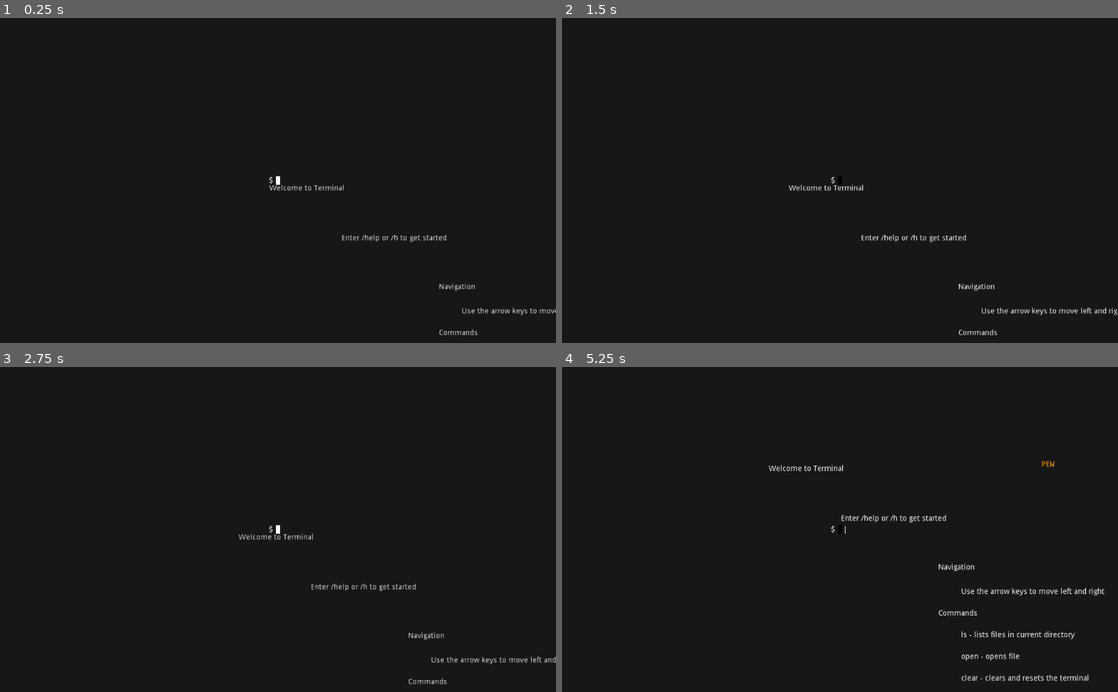
Above: before the commit, frames 1-4 (two rows, left to right).
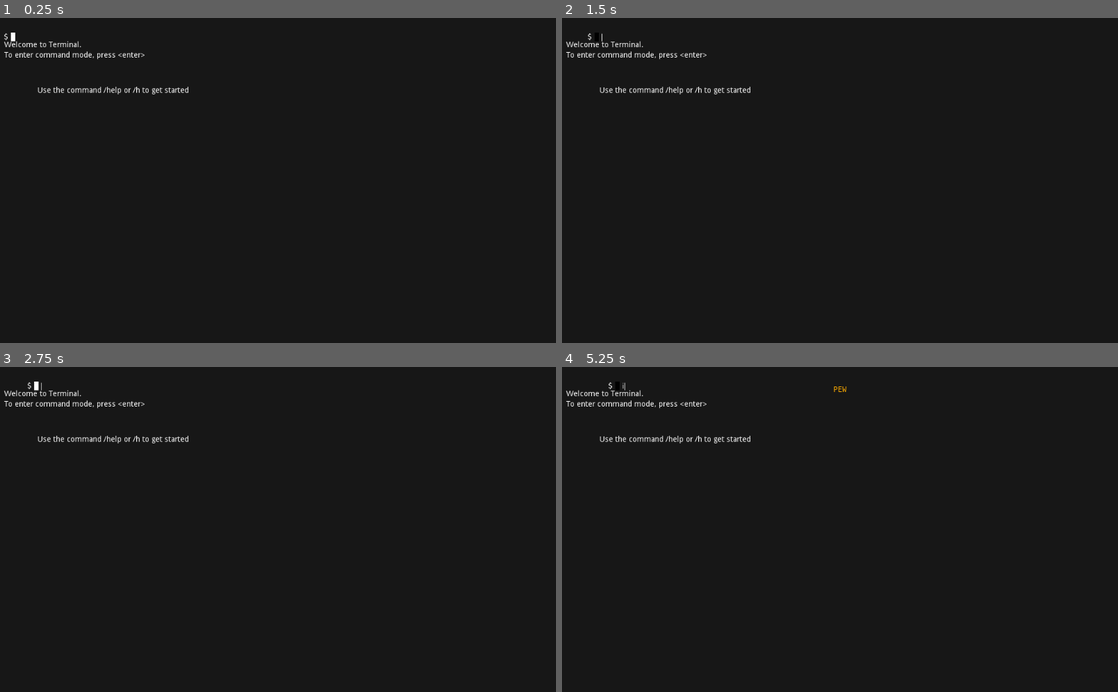
Above: after the commit, the same moments.

Repository: jaydubbyasee/ld45terminal
Game: Godot game, scene res://scenes/levels/level01/Level_01_Tutorial.tscn
Two runs of this game, one before a commit and one after it. Both use one fixed random seed, a clock stepped at 60 frames per second and the inputs below. Before the commit the project starts from res://scenes/levels/Level_01_Tutorial.tscn.
Inputs:
- Up to frame 1 (0.25 s): no input
- Up to frame 2 (1.5 s): tap Enter (ui_accept) at 0.5, 0.77, 0.8, 1.07, 1.25, 1.35 s; hold Right (ui_right) from 0.53 s (still down); tap I (insert_mode) at 0.6 s
- Up to frame 3 (2.75 s): tap Enter (ui_accept) at 1.52, 1.82, 2, 2.3 s; tap I (insert_mode) at 1.55, 2.1 s; release Right (ui_right) at 2.03 s; hold Left (ui_left) from 2.03 s (still down)
- Up to frame 4 (5.25 s): tap Enter (ui_accept) at 2.75, 3.02, 3.32, 3.5, 3.77, 3.8, 4.07, 4.25, 4.35, 4.52, 4.82 s; release Left (ui_left) at 2.78 s; hold Right (ui_right) 2.78-4.28 s; tap D (shoot) at 2.85 s; tap I (insert_mode) at 3.05, 3.6, 4.55, 5.1 s; hold Left (ui_left) 4.28-5.03 s; hold Right (ui_right) from 5.03 s (still down)

The runs differ from the first frame. In frame 1, 1.2% of the frame differs, in the area x 0-100%, y 4-98%; in frame 2, 1.2%; in frame 3, 1.2%; in frame 4, 1.8%, in the area x 0-98%, y 4-97%.

Commit message:
Additional tweaks to level01

Diff:
--- a/CursorBoy.gd
+++ b/CursorBoy.gd
@@ -1,6 +1,8 @@
 extends KinematicBody2D
 
 onready var projectile_scene = preload("res://Projectile.tscn")
+
+signal player_submitted_text(text)
 
 const GRAVITY = 9.8
 const MOVEMENT_SPEED = 100
@@ -21,15 +23,6 @@
 func _ready():
 	$AnimatedSprite.play("default")
 
-func _process(delta):
-	if Input.is_action_just_pressed("insert_mode") && _mode != CURSOR_MODE.insert:
-		print("entering insert mode")
-		_mode = CURSOR_MODE.insert
-		# Make textbox visibile
-		$LineEdit.visible = true
-		$LineEdit.grab_focus()
-	pass
-
 func _physics_process(delta):
 
 	if _mode != CURSOR_MODE.insert:
@@ -38,11 +31,6 @@
 			_velocity.y += GRAVITY * FALL_MULTIPLIER
 		else:
 			_velocity.y += GRAVITY
-
-		# Requirements:
-		# If left is pressed, move left
-		# If right is pressed, move right
-		# If both are pressed, move the most recent pressed
 #
 		if Input.is_action_pressed("ui_left") && ! Input.is_action_pressed("ui_right"):
 			_velocity.x = -MOVEMENT_SPEED
@@ -70,19 +58,24 @@
 			projectile.position = get_global_position()
 			get_parent().add_child(projectile)
 
+		if Input.is_action_just_pressed("ui_accept"):
+			print("entering insert mode")
+			_mode = CURSOR_MODE.insert
+			# Make textbox visibile
+			$LineEdit.visible = true
+			$LineEdit.grab_focus()
+
 		# Clamp max fall velocity
 		_velocity.y = min(_velocity.y, MAX_FALL_VELOCITY)
 
 		move_and_slide(_velocity, Vector2(0, -1))
 	else:
 		if Input.is_action_just_pressed("ui_accept"):
-			print("exiting insert mode")
-			_mode = CURSOR_MODE.normal
-			# TODO: FLUSH buffer and hide text edit
+			# Notify listeners and flush buffer
+			emit_signal("player_submitted_text", $LineEdit.text)
 			$LineEdit.visible = false
 			$LineEdit.text = ""
-		else:
-			print ("insert mode")
+			_mode = CURSOR_MODE.normal
 
 	if is_on_floor():
 		_is_jumping = false
--- a/CursorBoy.tscn
+++ b/CursorBoy.tscn
@@ -37,9 +37,6 @@
 [node name="CollisionBox" type="CollisionShape2D" parent="."]
 shape = SubResource( 3 )
 
-[node name="Camera2D" type="Camera2D" parent="."]
-current = true
-
 [node name="AnimatedSprite" type="AnimatedSprite" parent="."]
 frames = SubResource( 4 )
 
--- a/project.godot
+++ b/project.godot
@@ -21,7 +21,7 @@
 [application]
 
 config/name="Terminal"
-run/main_scene="res://scenes/levels/Level_01_Tutorial.tscn"
+run/main_scene="res://scenes/levels/level01/Level_01_Tutorial.tscn"
 config/icon="res://icon.png"
 
 [input]
--- a/scenes/levels/Level_01_Tutorial.gd
+++ /dev/null
@@ -1,18 +0,0 @@
-extends Node2D
-
-# Called when the node enters the scene tree for the first time.
-func _ready():
-	pass # Replace with function body.
-
-# Called every frame. 'delta' is the elapsed time since the previous frame.
-#func _process(delta):
-#	pass
-
-func _on_player_enters_help_trigger(body_id, body, body_shape, area_shape):
-
-	var cursor_boy = get_node("CursorBoy")
-
-	if cursor_boy == body:
-		print("player entered")
-
-	pass # Replace with function body.
--- a/scenes/levels/Level_01_Tutorial.tscn
+++ /dev/null
@@ -1,132 +0,0 @@
-[gd_scene load_steps=8 format=2]
-
-[ext_resource path="res://scenes/levels/Level_01_Tutorial.gd" type="Script" id=1]
-[ext_resource path="res://CursorBoy.tscn" type="PackedScene" id=2]
-[ext_resource path="res://scripts/collidable_label.gd" type="Script" id=3]
-[ext_resource path="res://scenes/levels/HelpTrigger.gd" type="Script" id=4]
-
-[sub_resource type="RectangleShape2D" id=1]
-extents = Vector2( 3.99892, 7.56165 )
-
-[sub_resource type="RectangleShape2D" id=2]
-extents = Vector2( 175.014, 88.6747 )
-
-[sub_resource type="RectangleShape2D" id=3]
-extents = Vector2( 50, 34 )
-
-[node name="Level01_Tutorial" type="Node2D"]
-script = ExtResource( 1 )
-
-[node name="CursorBoy" parent="." instance=ExtResource( 2 )]
-editor/display_folded = true
-position = Vector2( 21.7078, 29.8747 )
-
-[node name="CollisionBox" parent="CursorBoy" index="1"]
-shape = SubResource( 1 )
-
-[node name="Platform1" type="Label" parent="."]
-margin_left = 6.0
-margin_top = 43.0
-margin_right = 145.0
-margin_bottom = 57.0
-text = "Welcome to Terminal"
-script = ExtResource( 3 )
-
-[node name="Platform2" type="Label" parent="."]
-margin_left = 139.362
-margin_top = 134.604
-margin_right = 333.362
-margin_bottom = 148.604
-text = "Enter /help or /h to get started"
-script = ExtResource( 3 )
-
-[node name="HelpTrigger" type="Area2D" parent="."]
-position = Vector2( 96.1257, 75.8678 )
-script = ExtResource( 4 )
-
-[node name="CollisionShape2D" type="CollisionShape2D" parent="HelpTrigger"]
-position = Vector2( 76.4565, 20.0119 )
-shape = SubResource( 2 )
-
-[node name="CollidableLabel2" type="Label" parent="."]
-margin_left = 360.0
-margin_top = 350.0
-margin_right = 569.0
-margin_bottom = 364.0
-text = "ls - lists files in current directory"
-script = ExtResource( 3 )
-
-[node name="CollidableLabel" type="Label" parent="."]
-margin_left = 320.0
-margin_top = 510.0
-margin_right = 402.0
-margin_bottom = 524.0
-text = "absi29alff.txt"
-script = ExtResource( 3 )
-
-[node name="CollidableLabel3" type="Label" parent="."]
-margin_left = 320.0
-margin_top = 560.0
-margin_right = 369.0
-margin_bottom = 574.0
-text = "file2.txt"
-script = ExtResource( 3 )
-
-[node name="CollidableLabel4" type="Label" parent="."]
-margin_left = 320.0
-margin_top = 610.0
-margin_right = 388.0
-margin_bottom = 624.0
-text = "level02.txt"
-script = ExtResource( 3 )
-
-[node name="CollidableLabel5" type="Label" parent="."]
-margin_left = 318.36
-margin_top = 310.0
-margin_right = 390.36
-margin_bottom = 324.0
-text = "Commands"
-script = ExtResource( 3 )
-
-[node name="CollidableLabel6" type="Label" parent="."]
-margin_left = 318.36
-margin_top = 224.526
-margin_right = 385.36
-margin_bottom = 238.526
-text = "Navigation"
-script = ExtResource( 3 )
-
-[node name="CollidableLabel7" type="Label" parent="."]
-margin_left = 360.0
-margin_top = 270.0
-margin_right = 624.0
-margin_bottom = 284.0
-text = "Use the arrow keys to move left and right"
-script = ExtResource( 3 )
-
-[node name="CollidableLabel8" type="Label" parent="."]
-margin_left = 360.0
-margin_top = 390.0
-margin_right = 468.0
-margin_bottom = 404.0
-rect_pivot_offset = Vector2( 64.2882, 26.8959 )
-text = "open - opens file"
-script = ExtResource( 3 )
-
-[node name="Level2Trigger" type="Area2D" parent="."]
-position = Vector2( 320, 610 )
-
-[node name="CollisionShape2D" type="CollisionShape2D" parent="Level2Trigger"]
-position = Vector2( 40, 10 )
-shape = SubResource( 3 )
-
-[node name="CollidableLabel9" type="Label" parent="."]
-margin_left = 360.0
-margin_top = 430.0
-margin_right = 400.0
-margin_bottom = 444.0
-text = "clear - clears and resets the terminal"
-script = ExtResource( 3 )
-[connection signal="body_shape_entered" from="HelpTrigger" to="." method="_on_player_enters_help_trigger"]
-
-[editable path="CursorBoy"]
--- /dev/null
+++ b/scenes/levels/level01/FileGroup.gd
@@ -0,0 +1,14 @@
+extends Node
+
+# Called when the node enters the scene tree for the first time.
+func _ready():
+	disable()
+	pass # Replace with function body.
+
+func enable():
+	for child in get_children():
+		child.enable()
+
+func disable():
+	for child in get_children():
+		child.disable()
--- /dev/null
+++ b/scenes/levels/level01/Level_01_Tutorial.gd
@@ -0,0 +1,53 @@
+extends Node2D
+
+var help_entered = false
+func _on_player_enters_help_trigger(body_id, body, body_shape, area_shape):
+	if $CursorBoy == body:
+		print_debug("player entered")
+		help_entered = true
+	pass
+
+func _on_help_trigger_exited(body_id, body, body_shape, area_shape):
+	if $CursorBoy == body:
+		$Tween.interpolate_property($Camera2D, "position", $Camera2D.position, $CameraHint01.position, 0.5, Tween.TRANS_CUBIC, Tween.EASE_IN_OUT)
+		$Tween.start()
+		print_debug("player exited")
+		help_entered = false
+	pass
+
+var command_trigger_entered = false
+func _on_CommandsTrigger_body_shape_entered(body_id, body, body_shape, area_shape):
+	if $CursorBoy == body:
+		command_trigger_entered = true
+	pass
+
+func _on_CommandsTrigger_body_shape_exited(body_id, body, body_shape, area_shape):
+	if $CursorBoy == body:
+		command_trigger_entered = false
+	pass
+
+func _on_CursorBoy_player_submitted_text(text):
+	if help_entered:
+		match text:
+			"/h", "/help":
+				$HelpGroup.enable()
+	if command_trigger_entered:
+		match text:
+			"ls":
+				$FileGroup.enable()
+	if level_trigger_entered:
+		match text:
+			"open":
+				get_tree().change_scene("res://scenes/levels/level02/Level_02.tscn")
+
+var level_trigger_entered = false
+func _on_Level2Trigger_body_shape_entered(body_id, body, body_shape, area_shape):
+	if $CursorBoy == body:
+		level_trigger_entered = true
+	pass
+
+
+func _on_Level2Trigger_body_shape_exited(body_id, body, body_shape, area_shape):
+	if $CursorBoy == body:
+		level_trigger_entered = false
+	pass
--- /dev/null
+++ b/scenes/levels/level01/Level_01_Tutorial.tscn
@@ -0,0 +1,193 @@
+[gd_scene load_steps=12 format=2]
+
+[ext_resource path="res://scenes/levels/level01/Level_01_Tutorial.gd" type="Script" id=1]
+[ext_resource path="res://CursorBoy.tscn" type="PackedScene" id=2]
+[ext_resource path="res://scripts/collidable_label.gd" type="Script" id=3]
+[ext_resource path="res://scenes/levels/level01/HelpTrigger.gd" type="Script" id=4]
+[ext_resource path="res://scenes/levels/level01/Node.gd" type="Script" id=5]
+[ext_resource path="res://scenes/levels/level01/FileGroup.gd" type="Script" id=6]
+
+[sub_resource type="RectangleShape2D" id=1]
+extents = Vector2( 3.99892, 7.56165 )
+
+[sub_resource type="RectangleShape2D" id=2]
+extents = Vector2( 175.014, 88.6747 )
+
+[sub_resource type="GDScript" id=3]
+script/source = "extends Camera2D
+
+# Declare member variables here. Examples:
+# var a = 2
+# var b = \"text\"
+
+# Called when the node enters the scene tree for the first time.
+func _ready():
+	pass # Replace with function body.
+
+# Called every frame. 'delta' is the elapsed time since the previous frame.
+#func _process(delta):
+#	pass
+"
+
+[sub_resource type="RectangleShape2D" id=4]
+extents = Vector2( 270, 250 )
+
+[sub_resource type="RectangleShape2D" id=5]
+extents = Vector2( 50, 40 )
+
+[node name="Level01_Tutorial" type="Node2D"]
+script = ExtResource( 1 )
+
+[node name="CursorBoy" parent="." instance=ExtResource( 2 )]
+editor/display_folded = true
+position = Vector2( 21.7078, 29.8747 )
+
+[node name="CollisionBox" parent="CursorBoy" index="1"]
+shape = SubResource( 1 )
+
+[node name="Platform1" type="Label" parent="."]
+margin_left = 6.0
+margin_top = 43.0
+margin_right = 148.0
+margin_bottom = 57.0
+text = "Welcome to Terminal."
+script = ExtResource( 3 )
+
+[node name="Platform2" type="Label" parent="."]
+margin_left = 66.6263
+margin_top = 126.866
+margin_right = 343.626
+margin_bottom = 140.866
+text = "Use the command /help or /h to get started"
+script = ExtResource( 3 )
+
+[node name="HelpTrigger" type="Area2D" parent="."]
+position = Vector2( 96.1257, 75.8678 )
+script = ExtResource( 4 )
+
+[node name="CollisionShape2D" type="CollisionShape2D" parent="HelpTrigger"]
+position = Vector2( 76.4565, 14.1322 )
+shape = SubResource( 2 )
+
+[node name="HelpGroup" type="Node" parent="."]
+script = ExtResource( 5 )
+
+[node name="CollidableLabel2" type="Label" parent="HelpGroup"]
+margin_left = 360.0
+margin_top = 350.0
+margin_right = 569.0
+margin_bottom = 364.0
+text = "ls - lists files in current directory"
+script = ExtResource( 3 )
+
+[node name="CollidableLabel5" type="Label" parent="HelpGroup"]
+margin_left = 318.36
+margin_top = 310.0
+margin_right = 390.36
+margin_bottom = 324.0
+text = "Commands"
+script = ExtResource( 3 )
+
+[node name="CollidableLabel6" type="Label" parent="HelpGroup"]
+margin_left = 318.36
+margin_top = 224.526
+margin_right = 385.36
+margin_bottom = 238.526
+text = "Navigation"
+script = ExtResource( 3 )
+
+[node name="CollidableLabel7" type="Label" parent="HelpGroup"]
+margin_left = 360.0
+margin_top = 263.0
+margin_right = 624.0
+margin_bottom = 294.0
+text = "Use <h> to move left, <l>  to move right
+<j> to jump"
+script = ExtResource( 3 )
+
+[node name="CollidableLabel8" type="Label" parent="HelpGroup"]
+margin_left = 360.0
+margin_top = 390.0
+margin_right = 468.0
+margin_bottom = 404.0
+rect_pivot_offset = Vector2( 64.2882, 26.8959 )
+text = "open - opens file"
+script = ExtResource( 3 )
+
+[node name="CollidableLabel9" type="Label" parent="HelpGroup"]
+margin_left = 360.0
+margin_top = 430.0
+margin_right = 596.0
+margin_bottom = 444.0
+text = "clear - clears and resets the terminal"
+script = ExtResource( 3 )
+
+[node name="Camera2D" type="Camera2D" parent="."]
+position = Vector2( 510, 300 )
+current = true
+script = SubResource( 3 )
+
+[node name="CameraHint01" type="Node2D" parent="."]
+position = Vector2( 820, 510 )
+
+[node name="Tween" type="Tween" parent="."]
+
+[node name="FileGroup" type="Node" parent="."]
+script = ExtResource( 6 )
+
+[node name="CollidableLabel" type="Label" parent="FileGroup"]
+margin_left = 320.0
+margin_top = 510.0
+margin_right = 360.0
+margin_bottom = 524.0
+custom_colors/font_color = Color( 1, 0.721569, 0.192157, 1 )
+text = "qa.txt"
+script = ExtResource( 3 )
+
+[node name="CollidableLabel3" type="Label" parent="FileGroup"]
+margin_left = 320.0
+margin_top = 560.0
+margin_right = 369.0
+margin_bottom = 574.0
+custom_colors/font_color = Color( 1, 0.721569, 0.192157, 1 )
+text = "file2.txt"
+script = ExtResource( 3 )
+
+[node name="CollidableLabel4" type="Label" parent="FileGroup"]
+margin_left = 320.0
+margin_top = 610.0
+margin_right = 388.0
+margin_bottom = 624.0
+custom_colors/font_color = Color( 1, 0.721569, 0.192157, 1 )
+text = "level02.txt"
+script = ExtResource( 3 )
+
+[node name="CommandsTrigger" type="Area2D" parent="."]
+
+[node name="CollisionShape2D" type="CollisionShape2D" parent="CommandsTrigger"]
+position = Vector2( 508.452, 440 )
+shape = SubResource( 4 )
+
+[node name="Level2Trigger" type="Area2D" parent="."]
+position = Vector2( 320, 610 )
+
+[node name="CollisionShape2D" type="CollisionShape2D" parent="Level2Trigger"]
+position = Vector2( 40, 10 )
+shape = SubResource( 5 )
+
+[node name="CollidableLabel" type="Label" parent="."]
+margin_left = 5.73999
+margin_top = 61.7907
+margin_right = 264.74
+margin_bottom = 75.7907
+text = "To enter command mode, press <enter>"
+script = ExtResource( 3 )
+[connection signal="player_submitted_text" from="CursorBoy" to="." method="_on_CursorBoy_player_submitted_text"]
+[connection signal="body_shape_entered" from="HelpTrigger" to="." method="_on_player_enters_help_trigger"]
+[connection signal="body_shape_exited" from="HelpTrigger" to="." method="_on_help_trigger_exited"]
+[connection signal="body_shape_entered" from="CommandsTrigger" to="." method="_on_CommandsTrigger_body_shape_entered"]
+[connection signal="body_shape_exited" from="CommandsTrigger" to="." method="_on_CommandsTrigger_body_shape_exited"]
+[connection signal="body_shape_entered" from="Level2Trigger" to="." method="_on_Level2Trigger_body_shape_entered"]
+[connection signal="body_shape_exited" from="Level2Trigger" to="." method="_on_Level2Trigger_body_shape_exited"]
+
+[editable path="CursorBoy"]
--- /dev/null
+++ b/scenes/levels/level01/Node.gd
@@ -0,0 +1,14 @@
+extends Node
+
+# Called when the node enters the scene tree for the first time.
+func _ready():
+	disable()
+	pass # Replace with function body.
+
+func enable():
+	for child in get_children():
+		child.enable()
+
+func disable():
+	for child in get_children():
+		child.disable()
--- /dev/null
+++ b/scenes/levels/level02/Level_02.tscn
@@ -0,0 +1,16 @@
+[gd_scene load_steps=2 format=2]
+
+[ext_resource path="res://scripts/collidable_label.gd" type="Script" id=1]
+
+[node name="Level_02" type="Node2D"]
+
+[node name="Camera2D" type="Camera2D" parent="."]
+current = true
+
+[node name="CollidableLabel" type="Label" parent="."]
+margin_left = -64.2241
+margin_top = -10.0592
+margin_right = 62.7759
+margin_bottom = 3.94083
+text = "LEVEL 2 Placeholder"
+script = ExtResource( 1 )
--- a/scripts/collidable_label.gd
+++ b/scripts/collidable_label.gd
@@ -20,3 +20,13 @@
 	add_child(static_body)
 
 	pass
+
+func enable():
+	visible = true
+	collision_shape.disabled = false
+	pass
+
+func disable():
+	visible = false
+	collision_shape.disabled = true
+	pass
Renamed: scenes/levels/HelpTrigger.gd -> scenes/levels/level01/HelpTrigger.gd
